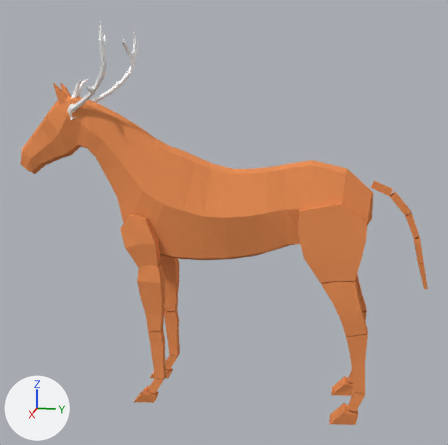
Before and after pictures for a commit that changed the Blender file Models/deerhorse.blend.
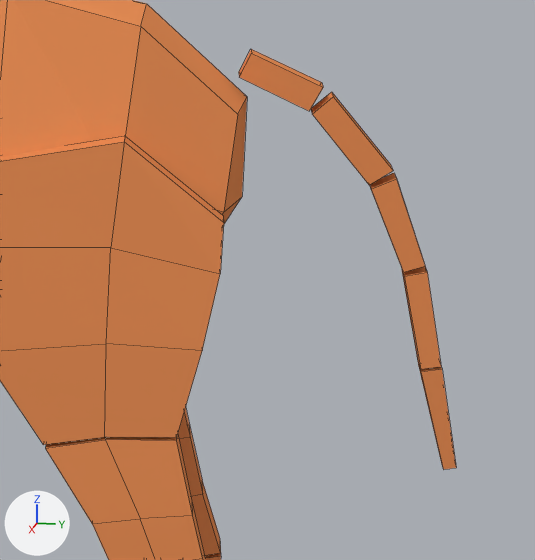
Each version appears first whole from a camera (50 mm lens) standing at (3.325, 0.488, 1.894) and looking at (-0.015, -0.18, 1.059), and next in a close-up on the part from 69% to 100% of the width and 38% to 70% of the height. Every picture has the same lights, and +X, +Y and +Z are marked at lower left. The close-ups show mesh edges as thin lines.

Names of what the first close-up shows: 'Horse_GEO'.
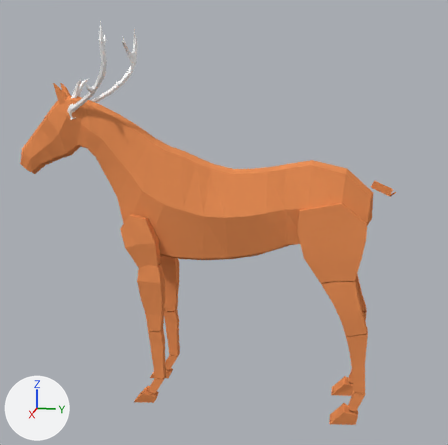
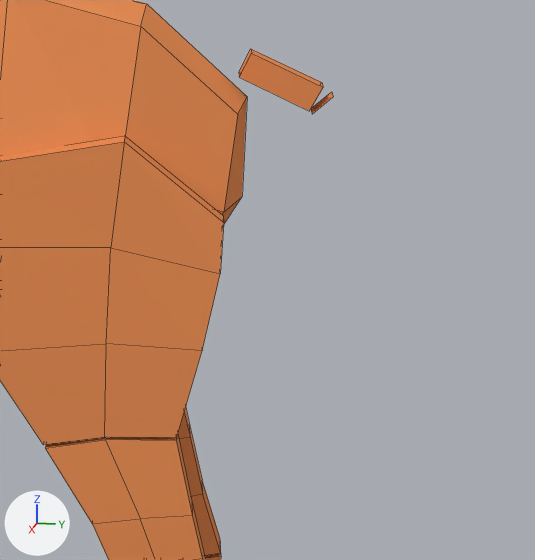
Pixel boxes [x1, y1, x2, y2] of what changed, in the close-ups (535 x 560 px):
'Horse_GEO', reshaped: before [0, 0, 456, 560]; after [0, 0, 333, 560]
part 1 of me_horse_geo, deleted (orange): before [418, 364, 456, 470]
part 2 of me_horse_geo, deleted (orange): before [370, 173, 425, 272]
part 3 of me_horse_geo, deleted (orange): before [402, 266, 441, 369]
part 4 of me_horse_geo, deleted (orange): before [312, 93, 393, 185]

The change, as a diff of the scene's bpy script:
```diff
--- a/Models/deerhorse.blend.py
+++ b/Models/deerhorse.blend.py
@@ me_horse_geo @@
 me_horse_geo.from_pydata(...)  # 658 vertices, 594 faces; spans x -0.21..0.21, y -1.39..0.94, z 0.0..1.82
 # used by ob_horse_geo; location = (0.0, 0.0, 0.0)
 # verts and faces of me_horse_geo; kept vertices keep their numbers, new ones are numbered from 658
 # before: 145 (-0.02, 0.71, 1.25) at pixel (310, 108), 146 (-0.02, 0.74, 1.27) at pixel (331, 91), 147 (-0.02, 0.8, 1.15), 148 (-0.02, 0.83, 1.17) at pixel (390, 164), 149 (0.02, 0.71, 1.25) at pixel (312, 114)
 # before: 150 (0.02, 0.74, 1.27) at pixel (333, 96), 151 (0.02, 0.8, 1.15) at pixel (369, 185), 152 (0.02, 0.83, 1.17) at pixel (393, 170)
+# me_horse_geo part 1: the loose piece of 8 vertices spanning x -0.02..0.02, y 0.88..0.94, z 0.75..0.9 is deleted
+# me_horse_geo part 2: the loose piece of 8 vertices spanning x -0.02..0.02, y 0.8..0.88, z 1.03..1.16 is deleted
+# me_horse_geo part 3: the loose piece of 8 vertices spanning x -0.02..0.02, y 0.85..0.91, z 0.89..1.03 is deleted
+# me_horse_geo part 4
+delete_vertices([147, 148, 151, 152])  # with the faces that use them
 me_horse_geo.materials.append(mat_horse_mat)
```
